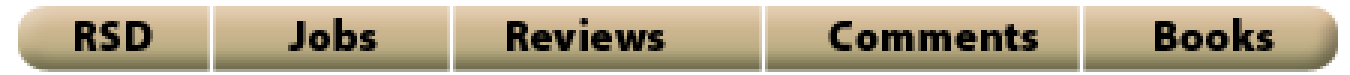
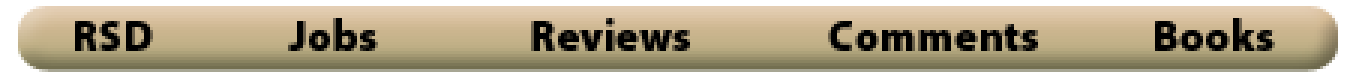
The second 1350 x 75 image is a revision of the first. Changes to its layers:
removed layer "Layer 1" over 207, 6, 1086, 72
painted on "RSD Jobs Reviews Comments Books" over 507, 18, 690, 51
